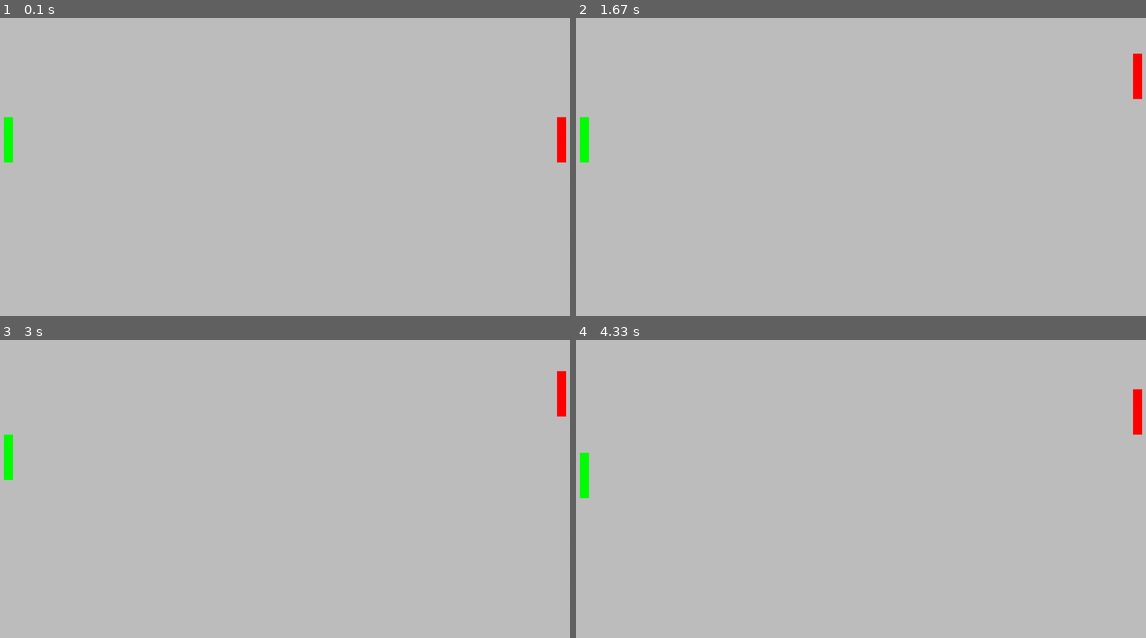
Above: before the commit, frames 1-4 (two rows, left to right).
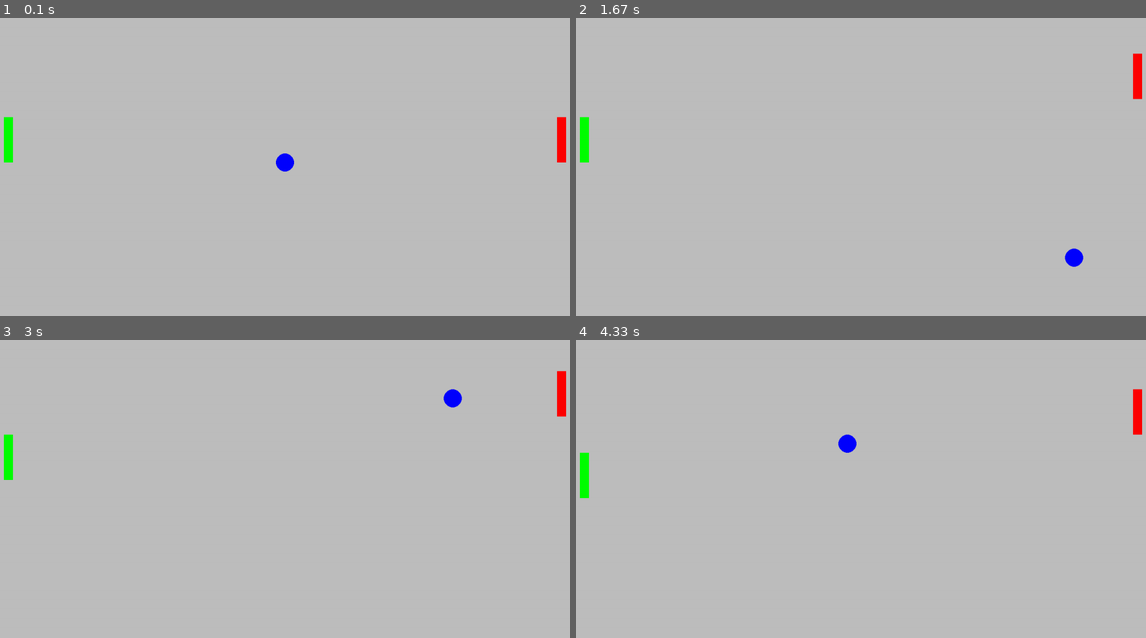
Above: after the commit, the same moments.

Repository: c0pson/Python_projects
Game: pygame game, started from pong/pong_game.py
Same seed, same stepped clock (60 frames per second), same inputs: the game is played once before the commit and once after it.
Inputs:
- Up to frame 1 (0.1 s): no input
- Up to frame 2 (1.67 s): hold Up 0.33-0.8 s; hold Down 0.83-1.13 s; hold S 0.83-1.13 s; hold Up 1.17-1.53 s; hold W 1.17-1.53 s; hold Down from 1.57 s (still down); hold S from 1.57 s (still down)
- Up to frame 3 (3 s): release Down at 1.93 s; release S at 1.93 s; hold Up 1.97-2.27 s; hold W 1.97-2.27 s; hold Down 2.3-2.6 s; hold S 2.3-2.6 s; hold Up from 2.63 s (still down); hold W from 2.63 s (still down)
- Up to frame 4 (4.33 s): release Up at 3 s; release W at 3 s; hold Down 3.03-3.4 s; hold S 3.03-3.4 s; hold Up 3.43-3.73 s; hold W 3.43-3.73 s; hold Down 3.77-4.07 s; hold S 3.77-4.07 s; hold Up from 4.1 s (still down); hold W from 4.1 s (still down)

The runs differ from the first frame. In frame 1, 0.2% of the frame differs, in the area x 48-52%, y 45-52%; in frame 2, 0.2%; in frame 3, 0.2%, in the area x 77-82%, y 16-23%; in frame 4, 0.2%.

Commit message:
handling colisions on x and almost on x

Diff:
--- a/pong/pong_game.py
+++ b/pong/pong_game.py
@@ -30,6 +30,9 @@
         self.pos_y = self.pos_y + self.speed * direction
         self.player_rect = (self.pos_x, self.pos_y, self.width, self.height)
 
+    def get_coords(self):
+        return self.pos_x, self.pos_y
+
 class Ball:
     def __init__(self, pos_x, pos_y, size, speed, color):
         self.pos_x = pos_x
@@ -51,15 +54,17 @@
         if self.pos_x == 0 + self.size:
             self.move_x = 1 # there will be points system
 
+        self.ball = pygame.draw.circle(screen, self.color, (self.pos_x, self.pos_y), self.size)
+
     def hit(self):
-        ...
-
-        self.ball = pygame.draw.circle(screen, self.color, (self.pos_x, self.pos_y), self.size)
+        self.move_x *= -1
 
     def move(self):
         self.pos_x = self.pos_x + self.move_x * self.speed
         self.pos_y = self.pos_y + self.move_y * self.speed
 
+    def get_coords(self):
+        return self.pos_x, self.pos_y
 
 def main():
     running = True
@@ -93,6 +98,12 @@
         player_2.update(player_2_direction)
         ball.move()
 
+        player_1_x, player_1_y = player_1.get_coords()
+        player_2_x, player_2_y = player_2.get_coords()
+        ball_x, ball_y = ball.get_coords()
+        if ball_x <= player_1_x + 40 and ball_x >= player_1_x + 40 and ball_y >= 0 and ball_y <= HEIGHT:
+            print('hit')
+            ball.hit()
         player_1.display()
         player_2.display()
         ball.display()
